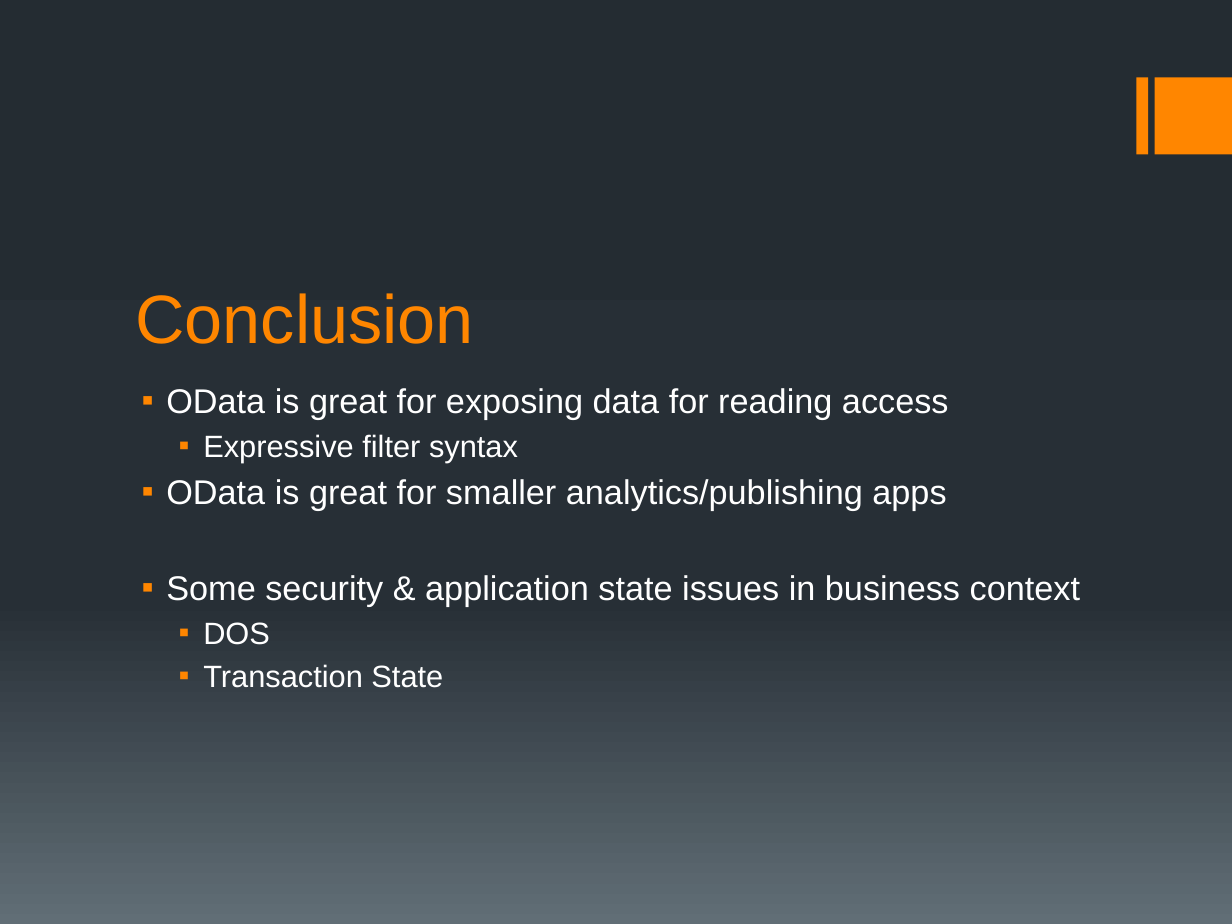
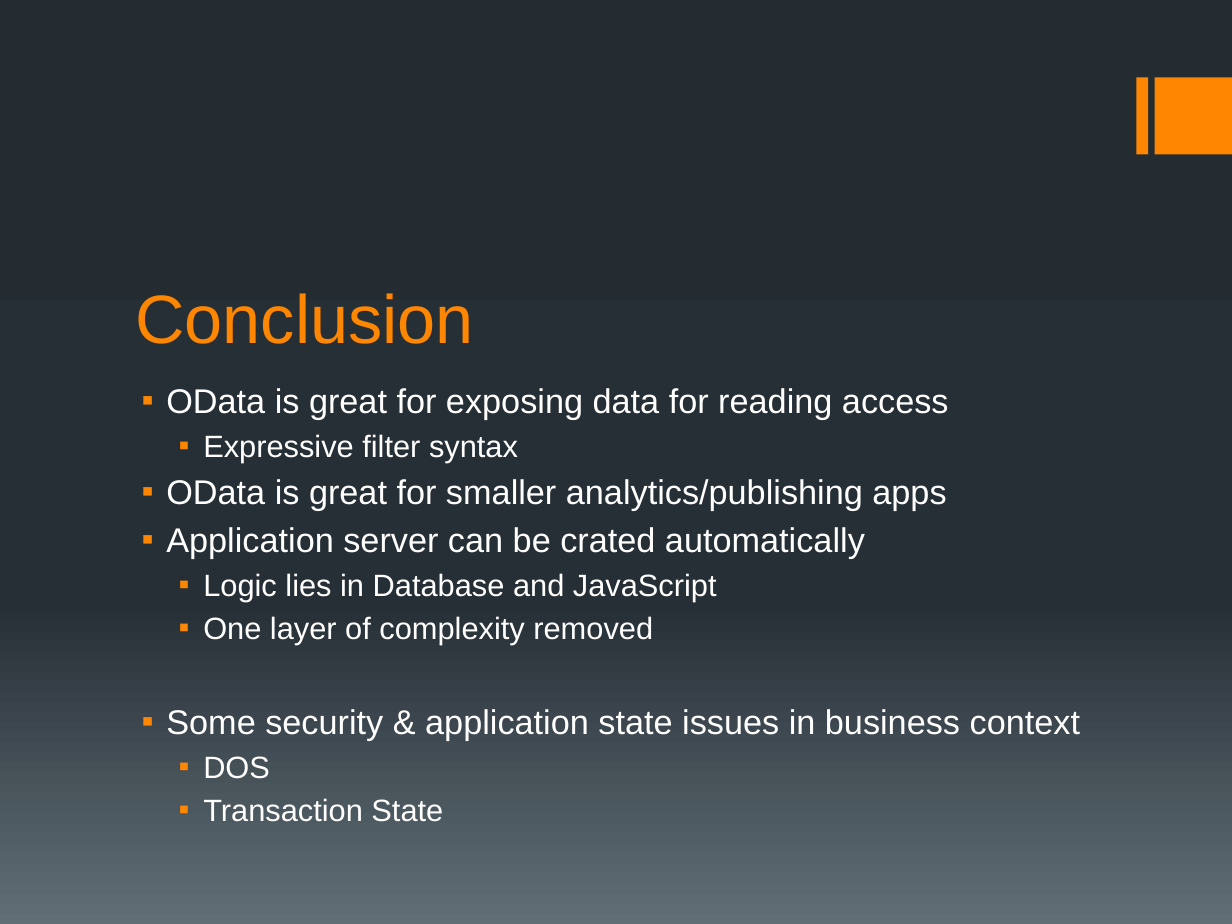
Before and after one commit to fleupold/odataerp, a slide deck: slide 11 of presentation/ODataERP II.pptx. Drawn at 1232x924 pixels with LibreOffice and Linux fonts; fonts in the diff are those of the drawing. Boxes give left, top, right and bottom in pixels: in the first picture for what was removed or moved away, otherwise in the second. Text is boxed around its words. In the diff, an @@ line names an element or a change of style, - is before the commit and + after.

```diff
--- a/presentation/ODataERP II.pptx
+++ b/presentation/ODataERP II.pptx
@@ text at (166,527,865,645): paragraphs added @@
+▪ Application server can be crated automatically
+  ▪ Logic lies in Database and JavaScript
+  ▪ One layer of complexity removed
```
Also in this commit, not shown: 1 other slide changed.
